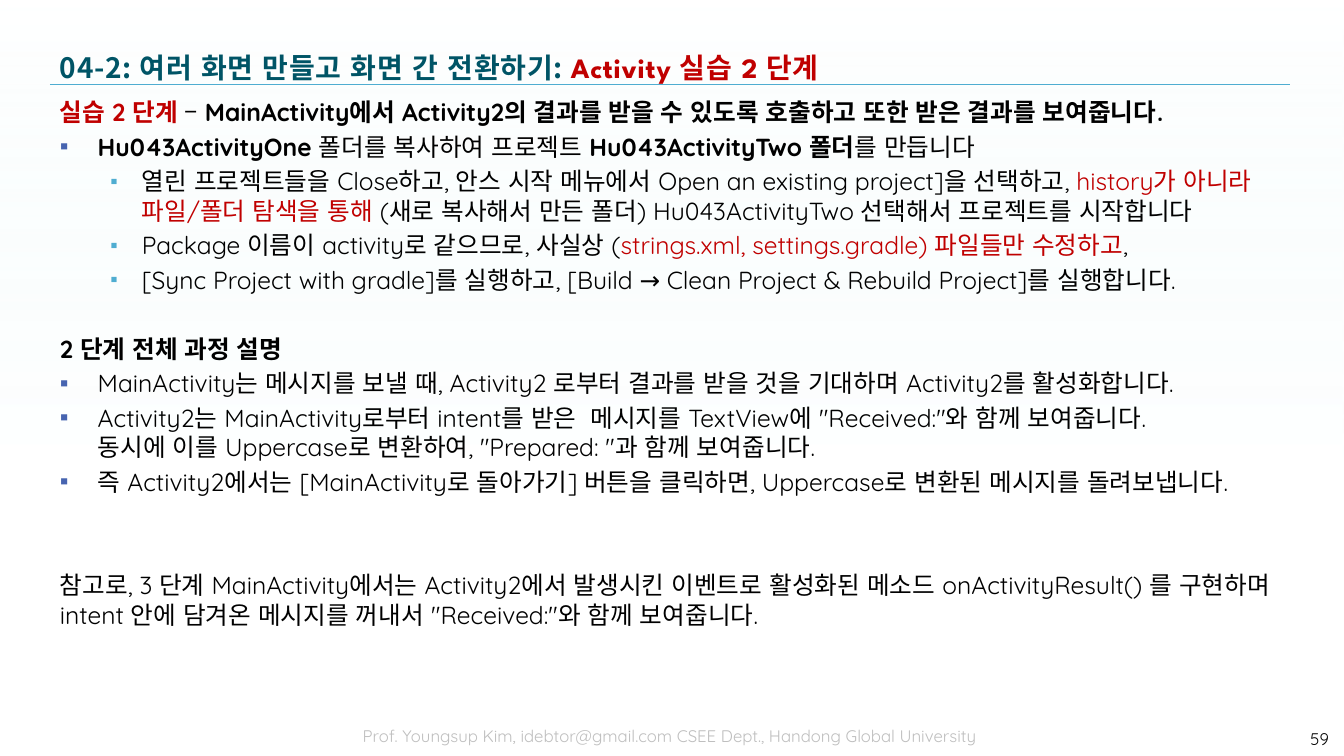
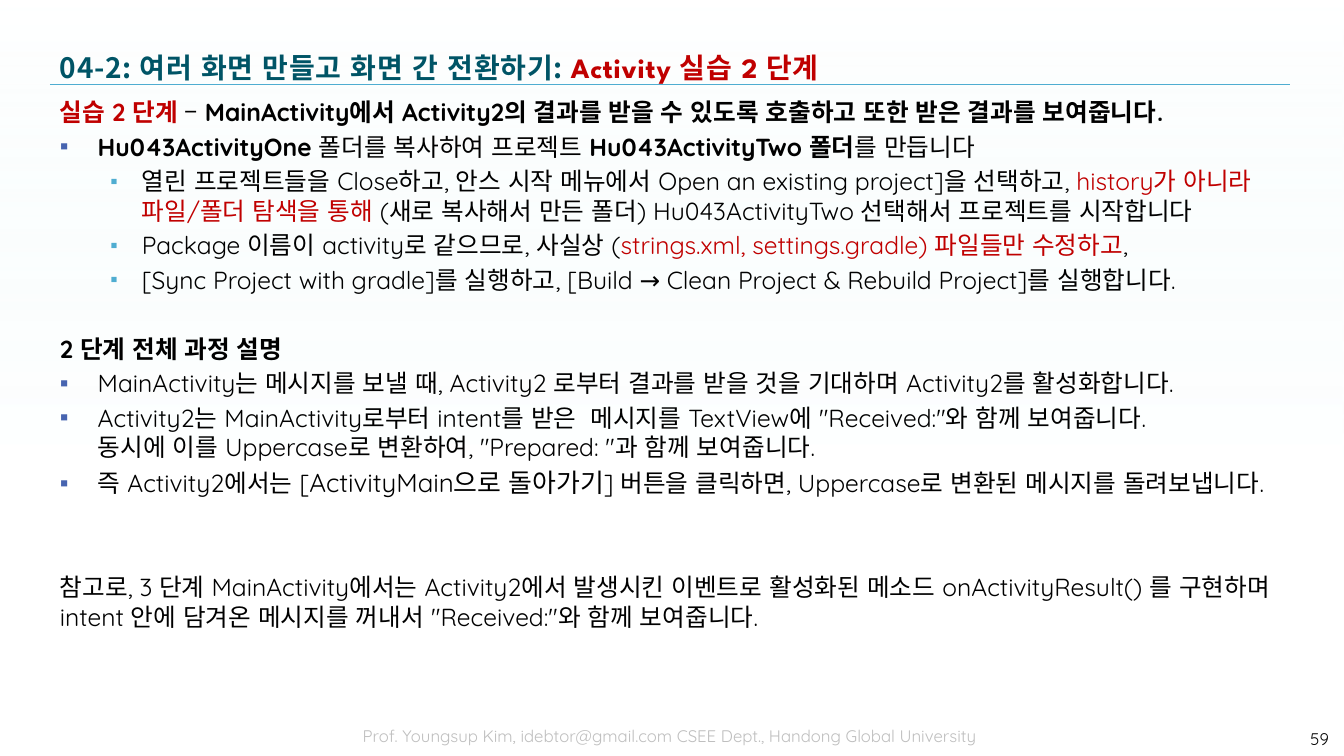
Before and after one commit to tae7841/HuStarAS, a slide deck: slide 59 of ppts/04Activity.pptx. Drawn at 1344x756 pixels with LibreOffice and Linux fonts; fonts in the diff are those of the drawing; background and template pictures are left out. Boxes give left, top, right and bottom in pixels: in the first picture for what was removed or moved away, otherwise in the second. Text is boxed around its words. In the diff, an @@ line names an element or a change of style, - is before the commit and + after.

```diff
--- a/ppts/04Activity.pptx
+++ b/ppts/04Activity.pptx
@@ text at box(98, 470, 1264, 497): text changed @@
-▪ 즉 Activity2에서는 [MainActivity로 돌아가기] 버튼을 클릭하면, Uppercase로 변환된 메시지를 돌려보냅니다.
+▪ 즉 Activity2에서는 [ActivityMain으로 돌아가기] 버튼을 클릭하면, Uppercase로 변환된 메시지를 돌려보냅니다.
```
Also in this commit, not shown: 5 other slides changed.
